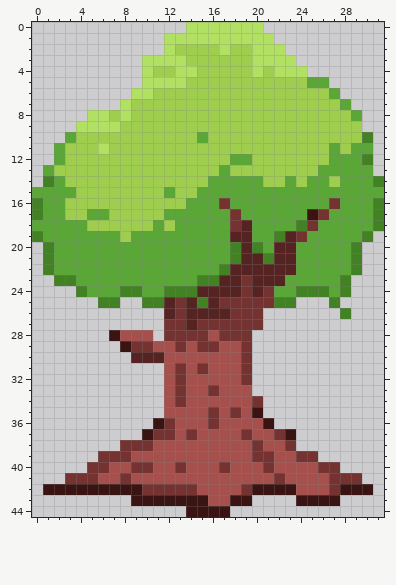
Pixel-art file: source_assets/tree_1.aseprite. That is the earlier state.
32x45 pixels, 1 frame.
After:
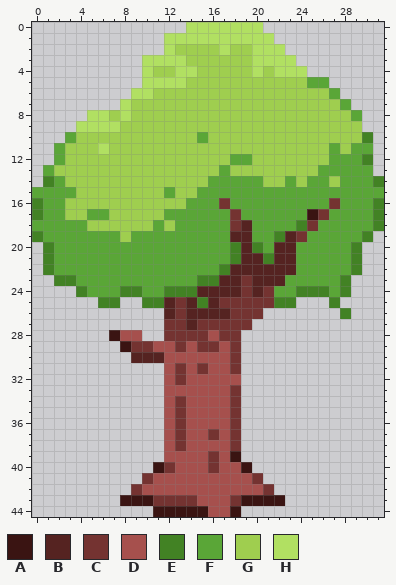
Palette (. is transparent): A #3a1412  B #552321  C #743331  D #a6504d  E #428224  F #5aa637  G #9fce4f  H #b1e062
Change:
The author put colour A in row 43 at x 8 and 20 to 22; in row 44 at x 11 to 13 and 18.
Colour D becomes colour A in row 39 at x 18; in row 40 at x 11 and 19.
Colour A becomes colour C in row 42 at x 9 and 21; in row 43 at x 11 to 14 and 18.
Colour D becomes colour C in rows 29 to 31 at x 18; in rows 33 to 34 at x 18; in row 35 at x 13; in row 36 at x 13 and 18; in row 37 at x 13, 16 and 18; in row 38 at x 13 and 18.
Colour D becomes colour C in row 39 at x 16; in row 40 at x 12 and 16; in row 41 at x 10 and 20.
Colour A becomes colour D in row 42 at x 20; in row 43 at x 15; in row 44 at x 16 to 17.
Colour C becomes colour D in row 33 at x 13 and 16; in row 35 at x 16; in row 36 at x 12 and 16; in row 37 at x 12 and 14; in row 40 at x 13 and 17; in row 42 at x 10 to 14 and 19.
Colour A is gone in row 35 at x 20; in row 36 at x 11 and 21; in row 37 at x 10 and 23; in row 42 at x 1 to 8, 22 to 23 and 28 to 30; in row 43 at x 24 to 27.
Colour C is gone in row 27 at x 20; in rows 28 to 32 at x 19; in row 34 at x 20; in row 37 at x 11, 19 and 22; in row 38 at x 8 to 10, 20 and 23; in row 39 at x 6 to 8, 20 to 21 and 24 to 25.
Colour C is gone in row 40 at x 5 to 6, 9 to 10, 21 and 26 to 27; in row 41 at x 3 to 5, 8, 22 and 27 to 29; in row 42 at x 27.
Colour D is gone in row 28 at x 10; in rows 33 to 35 at x 19; in row 36 at x 19 to 20; in row 37 at x 20 to 21; in row 38 at x 11, 19 and 21 to 22; in row 39 at x 9 to 11, 19 and 22 to 23.
Colour D is gone in row 40 at x 7 to 8, 20 and 22 to 25; in row 41 at x 6 to 7, 9, 21 and 23 to 26; in row 42 at x 24 to 26.
